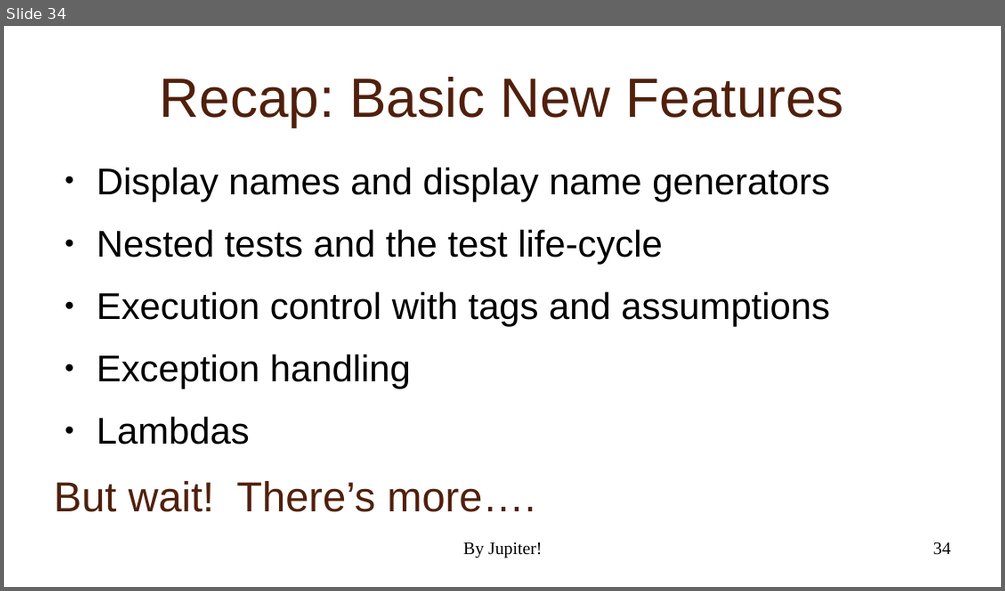
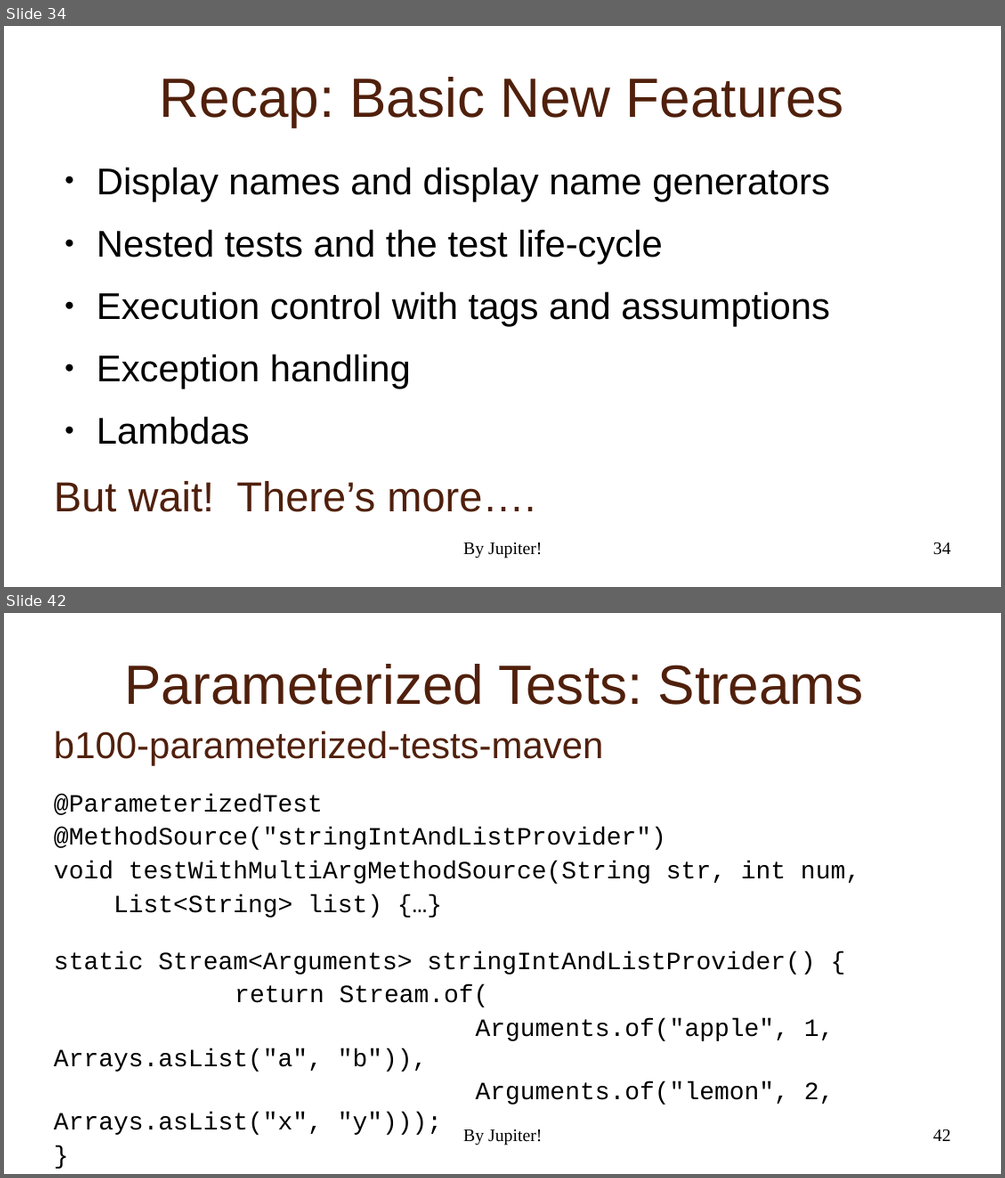
Before and after one commit to NextPoorSlob/JUnit5-Presentation-Sample-Code, a slide deck: ByJupiter.odp. Shown one above the other, each under a label of ours: slide 34 before the commit, slides 34 and 42 after it; the slides between them are not shown. The pictures are 1005x591 and 1005x1178 pixels, drawn with LibreOffice and Linux fonts; fonts in the diff are those of the drawing; background and template pictures are left out. Boxes give left, top, right and bottom in pixels: in the first picture for what was removed or moved away, otherwise in the second. Text is boxed around its words. In the diff, an @@ line names an element or a change of style, - is before the commit and + after.

```diff
--- a/ByJupiter.odp
+++ b/ByJupiter.odp
@@ slide 42 added at box(4, 613, 1001, 1174), background picture (left out); not listed: 1 template element that a slide beside it also shows @@
@@ title added at box(125, 664, 864, 705), 44 pt, text #50200C @@
+Parameterized Tests: Streams
@@ text added at box(54, 730, 860, 1135), 19.8 pt, text #000000 @@
+b100-parameterized-tests-maven
+@ParameterizedTest
+@MethodSource("stringIntAndListProvider")
+void testWithMultiArgMethodSource(String str, int num,
+List<String> list) {…}
+static Stream<Arguments> stringIntAndListProvider() {
+return Stream.of(
+Arguments.of("apple", 1, Arrays.asList("a", "b")),
+Arguments.of("lemon", 2, Arrays.asList("x", "y")));
+}
@@ text added at box(463, 1129, 542, 1145), 14 pt, text #000000 @@
+By Jupiter!
```
Also in this commit, not shown: 4 slides changed, 18 other slides added, 1 other file.
